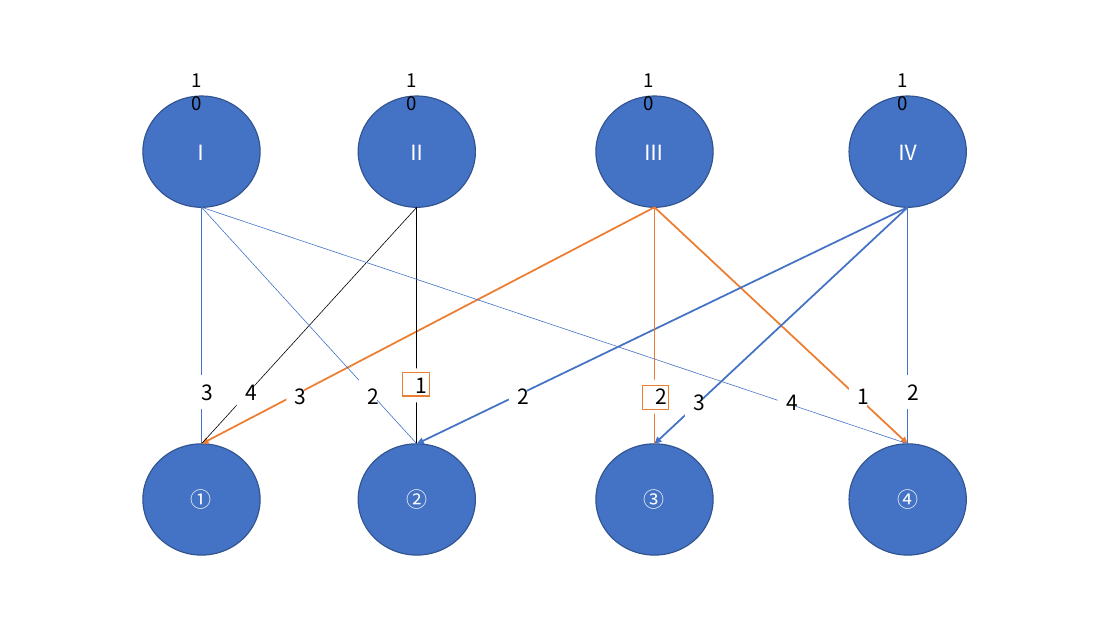
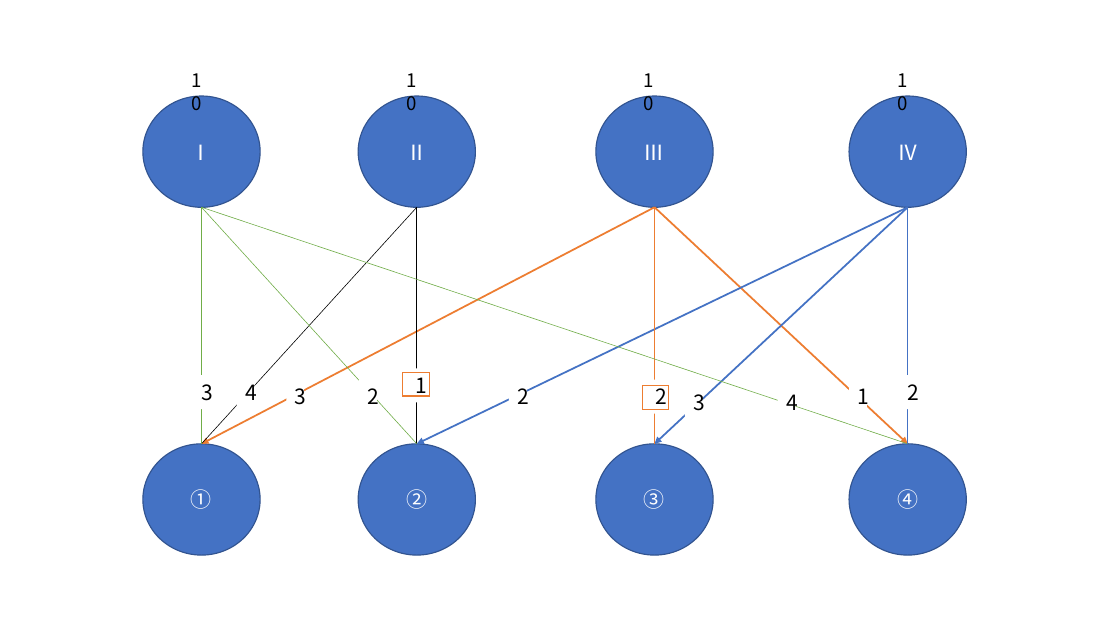
Before and after one commit to Dis-count/Inverse_optimization, a slide deck: slide 2 of Inv_Summary/Graph.pptx. Drawn at 1120x630 pixels with LibreOffice and Linux fonts; fonts in the diff are those of the drawing. Boxes give left, top, right and bottom in pixels: in the first picture for what was removed or moved away, otherwise in the second. Text is boxed around its words. In the diff, an @@ line names an element or a change of style, - is before the commit and + after.

```diff
--- a/Inv_Summary/Graph.pptx
+++ b/Inv_Summary/Graph.pptx
@@ line (202, 208) - (202, 444): stroke #4472C4 0.5 pt to #70AD47 0.5 pt @@
@@ line (202, 208) - (417, 444): stroke #4472C4 0.5 pt to #70AD47 0.5 pt @@
@@ line (202, 208) - (908, 444): stroke #4472C4 0.5 pt to #70AD47 0.5 pt @@
```
Also in this commit, not shown: 1 other slide changed, 1 slide added, 4 other files.
